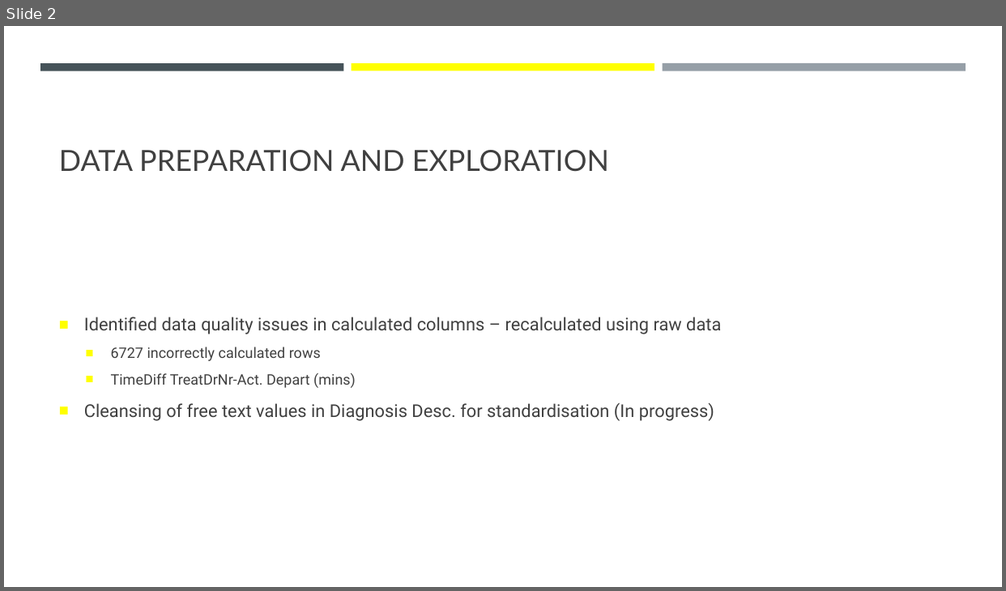
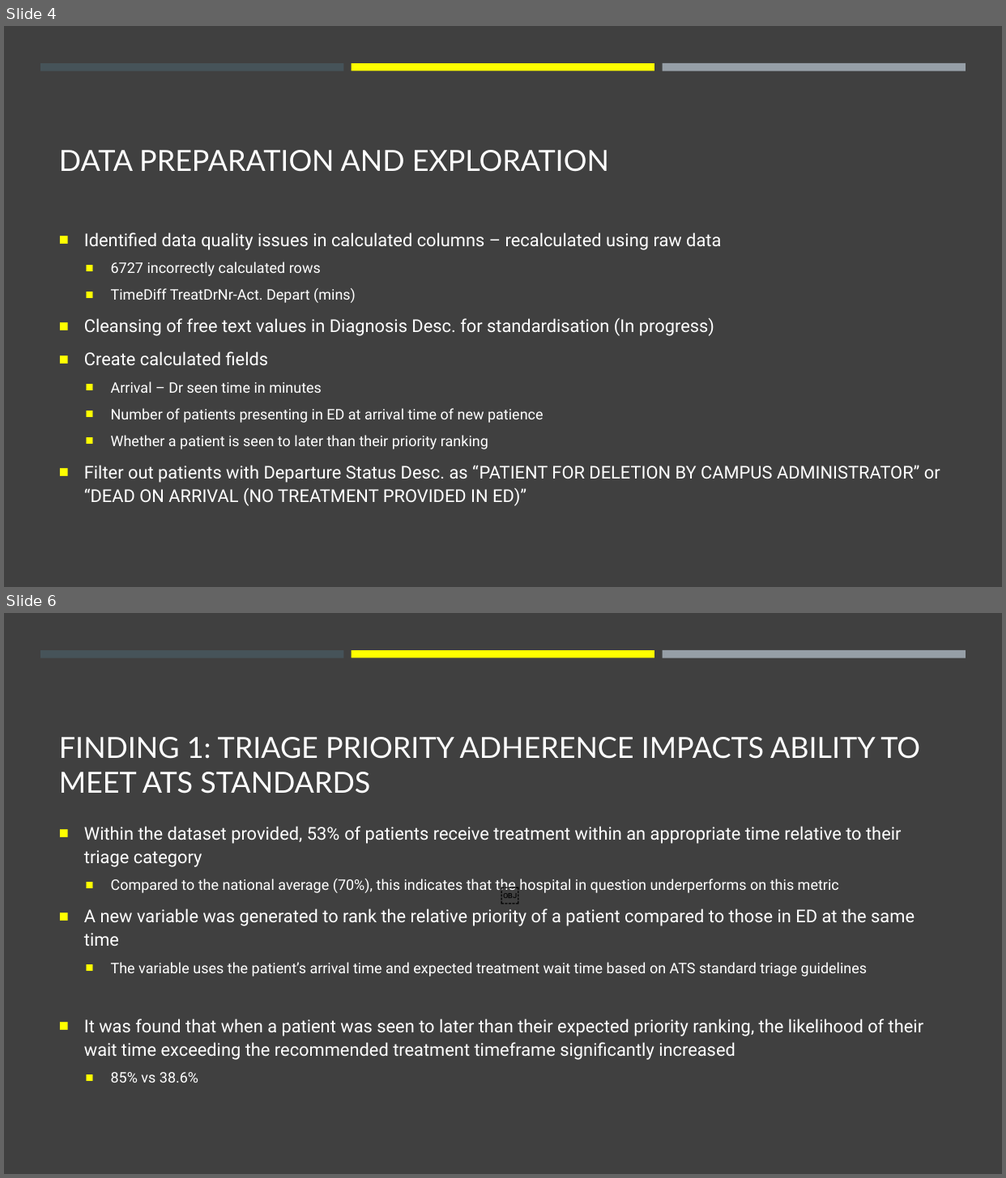
Before and after one commit to jasonnguyen3697/EY_DataChallenge, a slide deck: stuff.pptx. Shown one above the other, each under a label of ours: slide 2 before the commit, slides 4 and 6 after it; the slides between them are not shown. The pictures are 1006x591 and 1006x1178 pixels, drawn with LibreOffice and Linux fonts; fonts in the diff are those of the drawing. Boxes give left, top, right and bottom in pixels: in the first picture for what was removed or moved away, otherwise in the second. Text is boxed around its words. In the diff, an @@ line names an element or a change of style, - is before the commit and + after.

```diff
--- a/stuff.pptx
+++ b/stuff.pptx
@@ slide 6 added at (4, 613, 1002, 1174), background #404040; not listed: 3 template elements that a slide beside it also shows @@
@@ title added at (59, 737, 920, 794), 28 pt, text #FFFFFF @@
+FINDING 1: TRIAGE PRIORITY ADHERENCE IMPACTS ABILITY TO MEET ATS STANDARDS
@@ text added at (84, 826, 923, 1083), 17 pt, text #FFFFFF @@
+■ Within the dataset provided, 53% of patients receive treatment within an appropriate time relative to their triage category
+  ■ Compared to the national average (70%), this indicates that the hospital in question underperforms on this metric
+■ A new variable was generated to rank the relative priority of a patient compared to those in ED at the same time
+  ■ The variable uses the patient’s arrival time and expected treatment wait time based on ATS standard triage guidelines
+■ It was found that when a patient was seen to later than their expected priority ranking, the likelihood of their wait time exceeding the recommended treatment timeframe significantly increased
+  ■ 85% vs 38.6%
@@ text added at (493, 879, 513, 909), 18 pt, text #000000 @@
+￼
@@ what was slide 2 is now slide 4 @@
@@ slide 4 changed as well @@
@@ background #FFFFFF to #404040 @@
@@ title "DATA PREPARATION AND EXPLORATION" at (59, 150, 609, 172): text colour #404040 to #FFFFFF @@
@@ text at (84, 233, 721, 336): text colour #404040 to #FFFFFF in "Identified data quality issues in calculated columns ...", "6727 incorrectly calculated rows", "TimeDiff TreatDrNr-Act. Depart (mins)", "Cleansing of free text values in Diagnosis ..." @@
@@ text at (84, 352, 940, 506): paragraphs added @@
+■ Create calculated fields
+  ■ Arrival – Dr seen time in minutes
+  ■ Number of patients presenting in ED at arrival time of new patience
+  ■ Whether a patient is seen to later than their priority ranking
+■ Filter out patients with Departure Status Desc. as “PATIENT FOR DELETION BY CAMPUS ADMINISTRATOR” or “DEAD ON ARRIVAL (NO TREATMENT PROVIDED IN ED)”
```
Also in this commit, not shown: 2 other slides changed, 7 other slides added, 1 slide removed.
